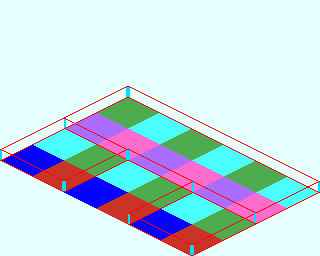
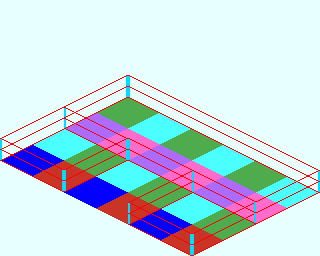
Layered file, before and after one edit (320 × 256). Changes by layer:
added layer "Wire_T コピー" in group "Wire" over [0, 75, 320, 234]
added layer "Wire_Born コピー" in group "Wire" over [0, 75, 320, 244]
